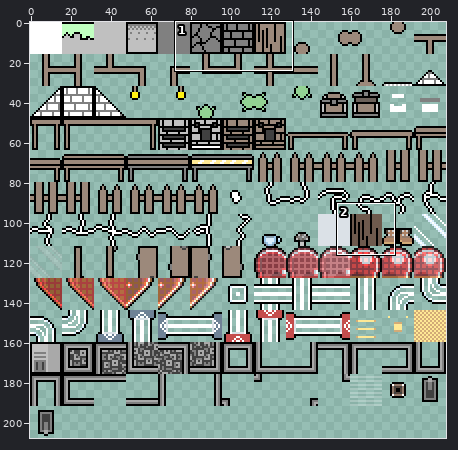
Edited in one commit: sprite sheet (Game1/Content/img/bg_tiles.png). The first picture is a wide view before the edit; the outline marks the close-up.
Close-up. The starting point:
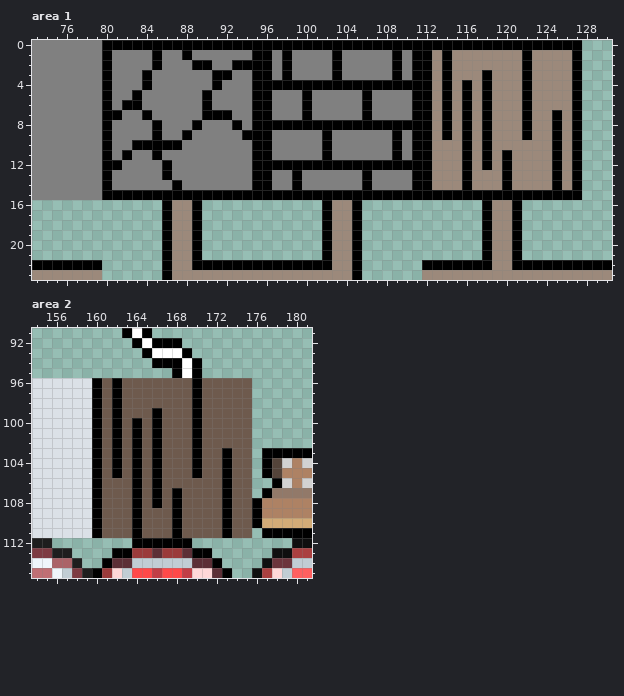
The file is 208x208 pixels. Colours within 5 levels of each other are drawn and written as one. Shown: area 1: x 73..130, y 0..23; area 2: x 154..181, y 91..115.
And afterwards:
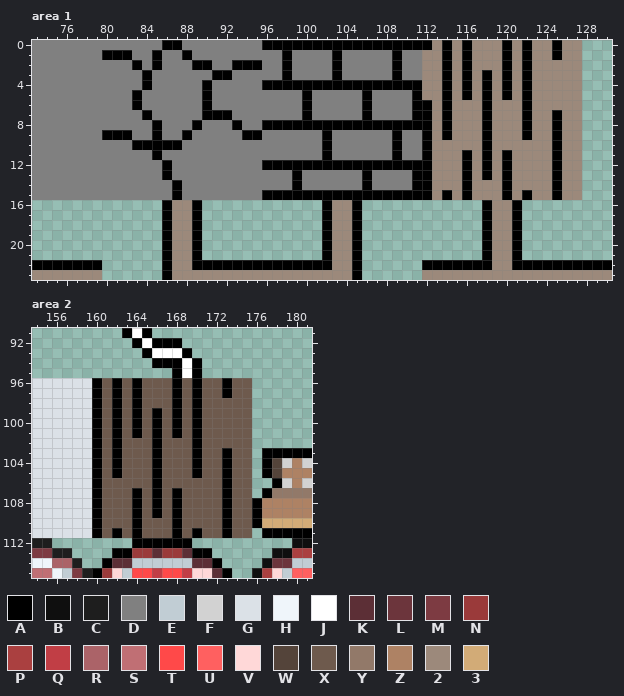
Palette (. is transparent): A #000000  B #0f0f0f  C #1e1e1e  D #808080  E #c1cdd4  F #d2d2d2  G #dbe1e7  H #eff5fa  J #ffffff  K #5c2f36  L #6c353c  M #7d3b42  N #9a3a3a  P #aa4040  Q #c13e45  R #ab6368  S #c06f74  T #ff4949  U #ff6060  V #ffd8d8  W #54443a  X #6e5a4d  Y #927969  Z #ae8264  2 #9c897b  3 #d2ab77
Difference:
Changed rows in their new state; - is an unchanged pixel.
Area 1:
first column x 80:
 0 DDDDDD--DDDDDDDD-----------------2-2-222-2-22-22
 1 -AA------------DD--------------D2---A---A----A-2
 2 D--A------------D--------------D2---A---A------2
 3 D--------------DD--------------D2---A---A------2
 4 D---------AD---D----------------2-------A------2
 5 D--------------DD---------------2-------A------2
 6 D-D------------DD-------------------2----------2
 7 DD-------------DD-------------------2----------2
 8 D--------------D--------------------2----------2
 9 -AA-------------D--------------D----2----------2
10 D--------------DD--------------D----2----------2
11 D-D------------DD--------------D---------------2
12 DD-------------D-------------------------------2
13 D--------------DD---------------------A--------2
14 D--------------DD------------------------------2
15 DDDDDDD-DDDDDDDD-----------------2-2-222-2-22-22
Area 2:
first column x 162:
 96 --A---A----A
 97 --A---A----A
 98 --A---A-----
 99 --A---A-----
100 ------A-----
101 ------A-----
102 --X---------
103 --X---------
104 --X---------
105 --X---------
106 --X---------
109 ----A-------
111 A-------A---
Boxes around the changes in both close-ups, in picture pixels (x1, y1, x2, y2):
changed: (102, 40, 272, 200)
changed: (412, 40, 582, 200)
changed: (112, 378, 202, 538)
changed: (222, 378, 232, 398)
